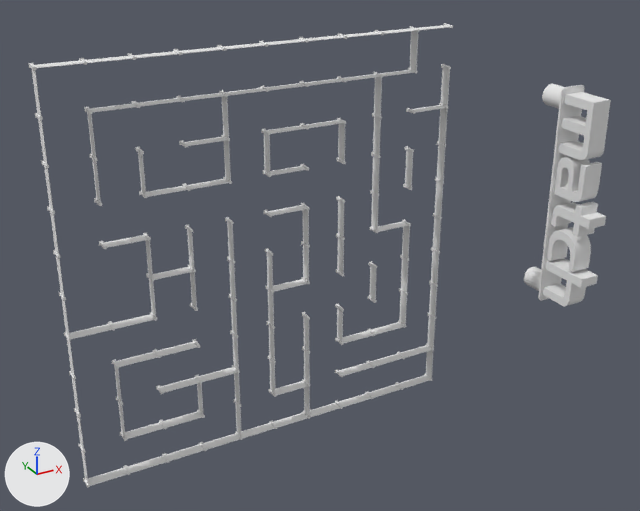
Before and after pictures for a commit that changed the OBJ model dt_gazebo/worlds/meshes/match_labyrinth_b.obj.
Both versions are drawn from a camera (50 mm lens) standing at (-1770.0, -9240.0, 1834.0) and looking at (3120.0, -348.0, -2612.0). The axes (+X, +Y, +Z) are drawn at lower left. The lights are the same throughout. Where no turn or scale is listed for an object, it has been applied to the vertices.

Objects in the first picture: 'match_labyrinth_b'.
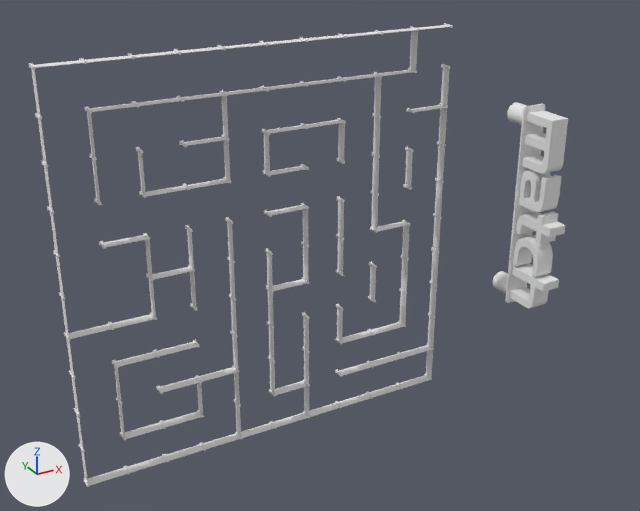
The newer file is also rescaled (x1.097), turned or shifted as a whole; pictures and numbers use the older file's frame.

Pixel boxes [x1, y1, x2, y2] of what changed, in the pictures (640 x 511 px; the box of a moved part takes in the faces that stretch with it):
'match_labyrinth_b', reshaped (7% narrower)
    before: [28, 23, 611, 488]
    after: [28, 23, 568, 487]
part 1 of me_match_labyrinth_b, moved or reshaped
    before: [524, 84, 611, 306]
    after: [493, 103, 568, 309]

Edits to the bpy script that builds the scene:
```text
Change me_match_labyrinth_b:
    where me_match_labyrinth_b.from_pydata(...)  # 3680 vertices, 6400 faces; spans x -25.0..7200.0, y -1150.0..0.0, z -5130.0..25.0
    used by ob_match_labyrinth_b; location = (0.0, 0.0, 0.0)
    me_match_labyrinth_b part 1: all 840 vertices in x 6800.0..7200.0, y -1150.0..0.0, z -4100.0..-900.0 are scaled about their middle by 0.912, then moved by (-621.0, 51.0, -52.0)
```
